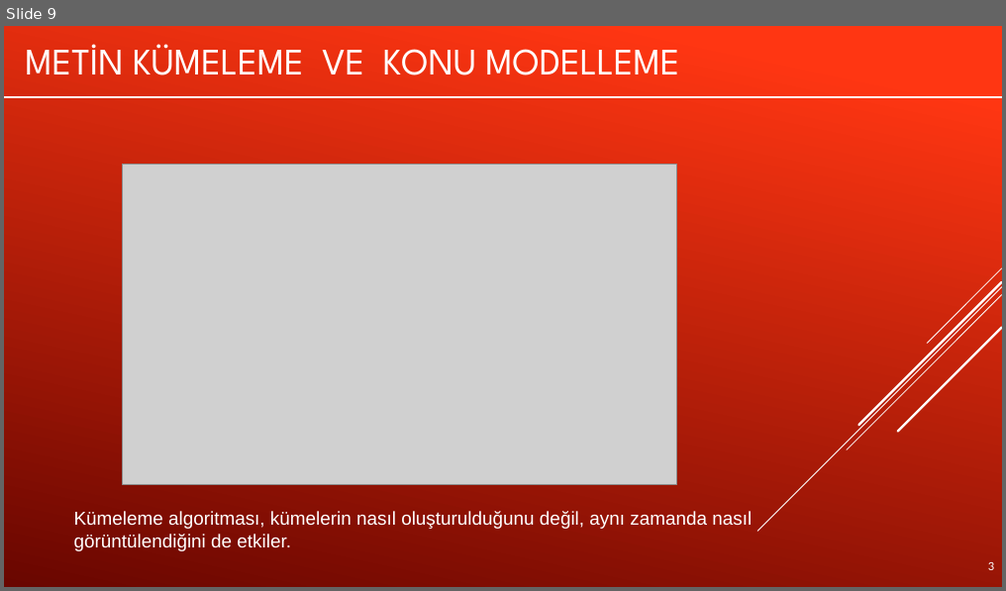
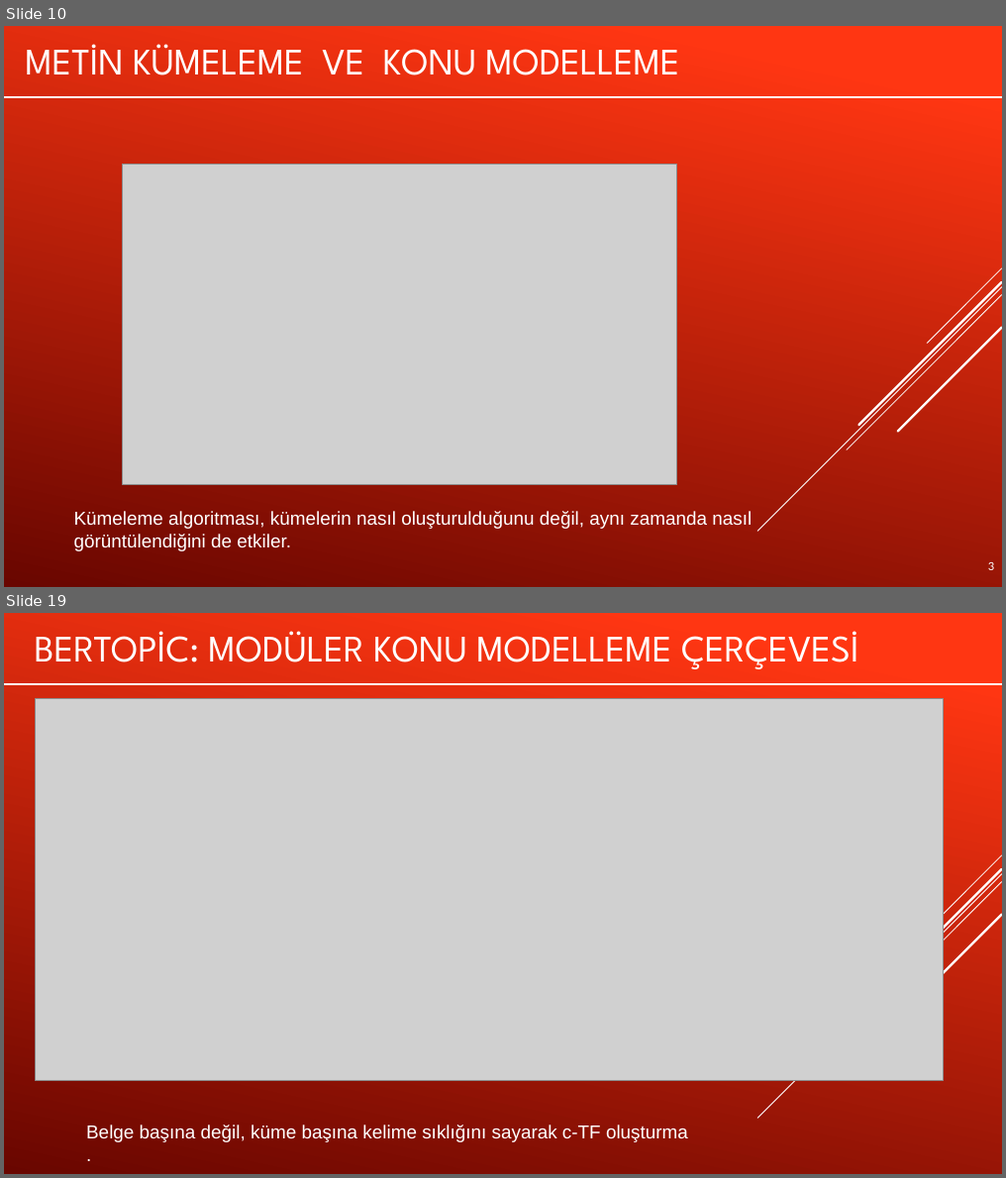
Before and after one commit to muratsimsek003/YZM423_LLM, a slide deck: LLMWEEK5.pptx. Shown one above the other, each under a label of ours: slide 9 before the commit, slides 10 and 19 after it; the slides between them are not shown. The pictures are 1006x591 and 1006x1178 pixels, drawn with LibreOffice and Linux fonts; fonts in the diff are those of the drawing; grey boxes stand for pictures. Boxes give left, top, right and bottom in pixels: in the first picture for what was removed or moved away, otherwise in the second. Text is boxed around its words. In the diff, an @@ line names an element or a change of style, - is before the commit and + after.

```diff
--- a/LLMWEEK5.pptx
+++ b/LLMWEEK5.pptx
@@ slide 19 added at bbox=[4, 613, 1002, 1174], background gradient #FF3712 to #6A0600; not listed: 5 template elements that a slide beside it also shows @@
@@ title added at bbox=[208, 631, 859, 669], 36 pt, text #FFFFFF @@
+BERTOPIC: MODÜLER KONU MODELLEME ÇERÇEVESI
@@ freeform shape added at bbox=[4, 684, 1002, 684], outline #FFFFFF 2 pt @@
@@ picture added at bbox=[36, 699, 944, 1081] @@
@@ text added at bbox=[86, 1125, 688, 1143], 18 pt, text #FFFFFF @@
+Belge başına değil, küme başına kelime sıklığını sayarak c-TF oluşturma
+.
@@ what was slide 9 is now slide 10 @@
```
Also in this commit, not shown: 1 slide changed, 13 other slides added.
